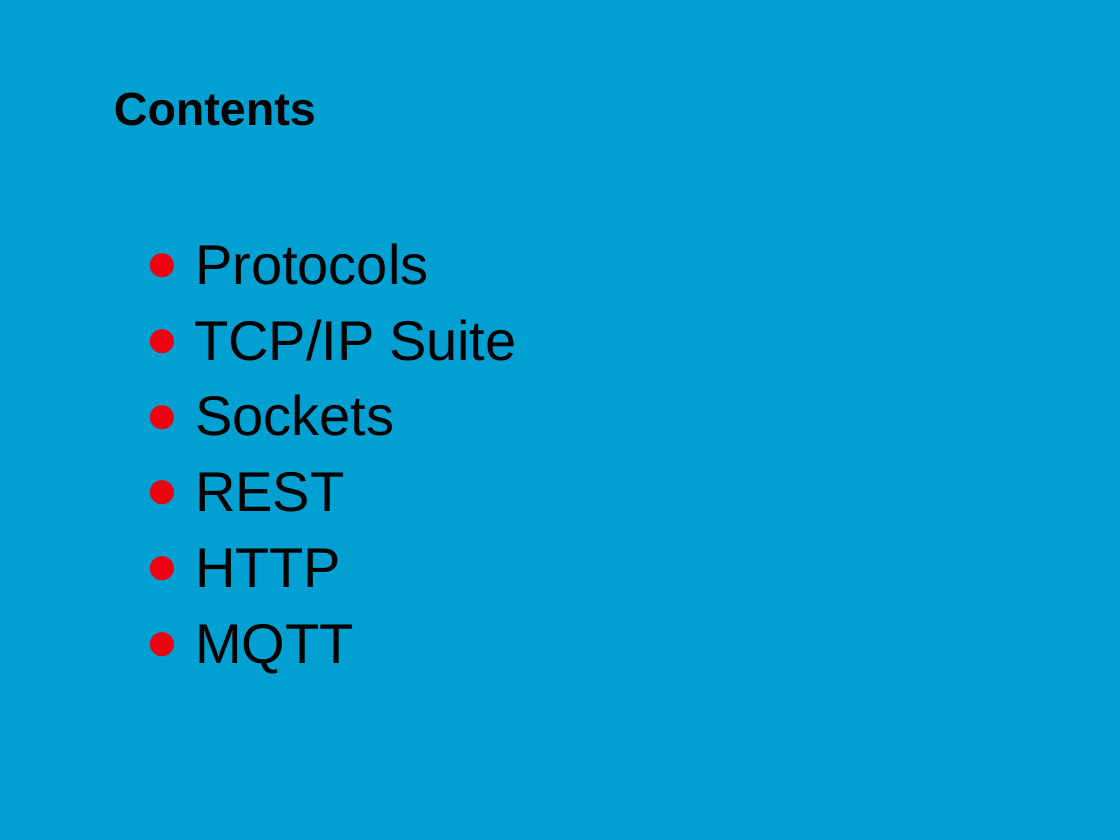
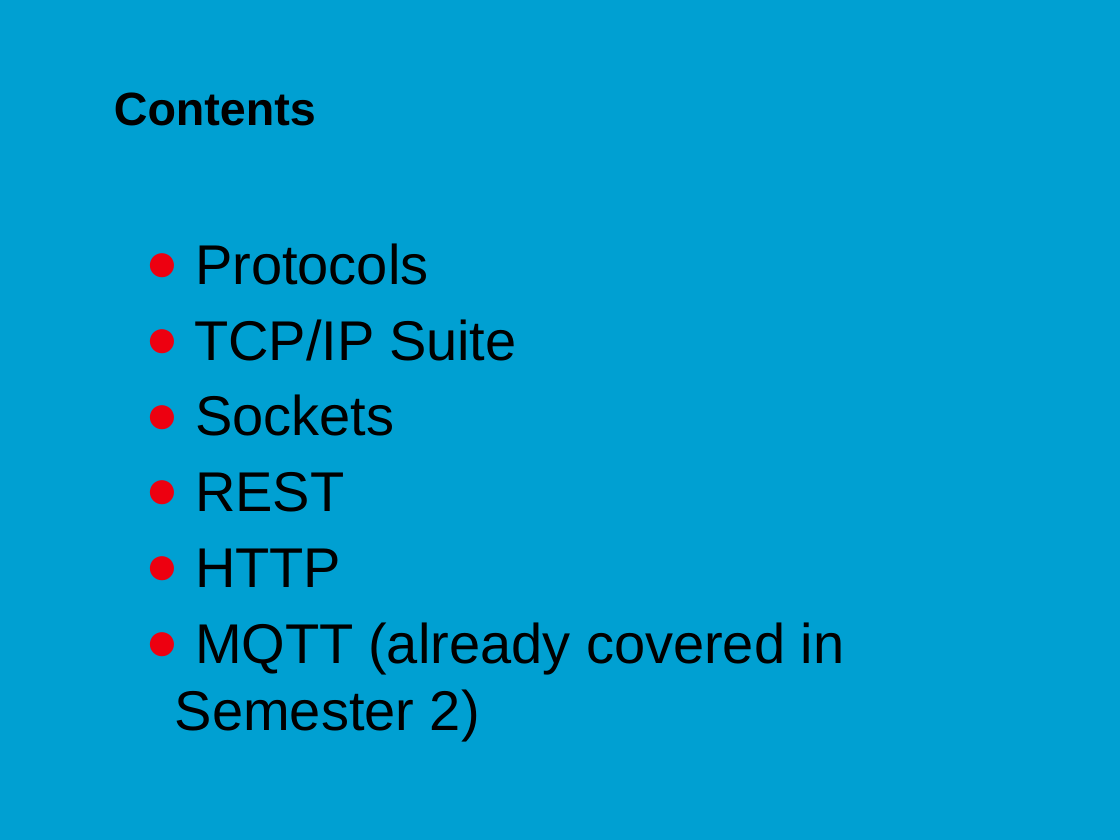
Before and after one commit to HU-TI-DEV/TI-S3, a slide deck: slide 4 of onderwijsmateriaal/presentaties/Communication_Protocols_v1.0.pptx. Drawn at 1120x840 pixels with LibreOffice and Linux fonts; fonts in the diff are those of the drawing; background and template pictures are left out. Boxes give left, top, right and bottom in pixels: in the first picture for what was removed or moved away, otherwise in the second. Text is boxed around its words. In the diff, an @@ line names an element or a change of style, - is before the commit and + after.

```diff
--- a/onderwijsmateriaal/presentaties/Communication_Protocols_v1.0.pptx
+++ b/onderwijsmateriaal/presentaties/Communication_Protocols_v1.0.pptx
@@ text at [175,622,845,740]: text changed @@
-● MQTT
+● MQTT (already covered in Semester 2)
```
Also in this commit, not shown: 21 other slides changed, 2 slides added.
